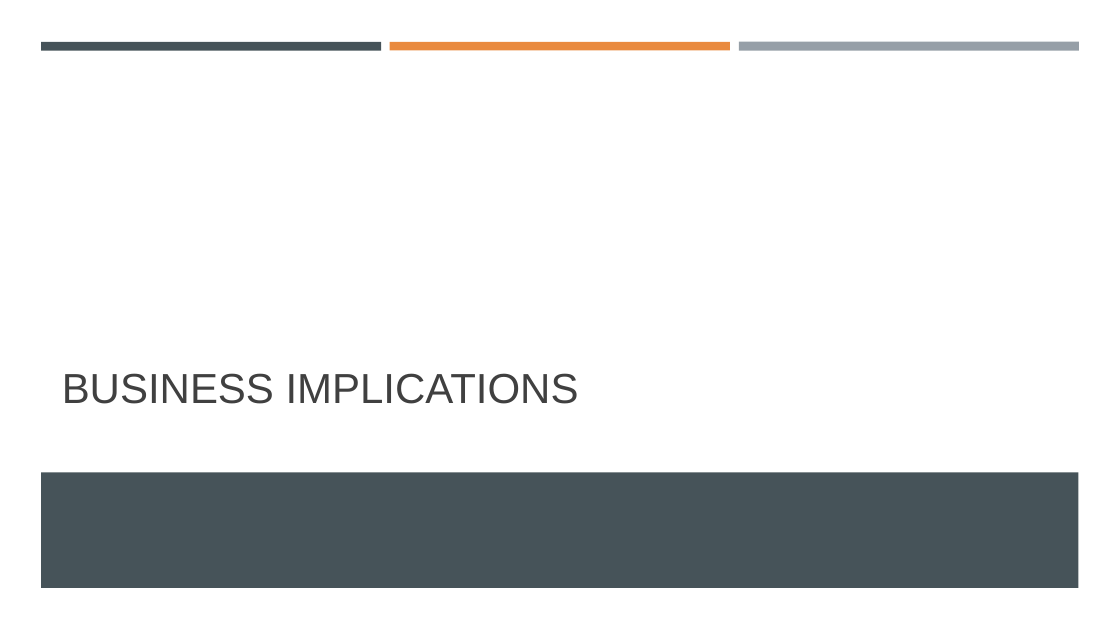
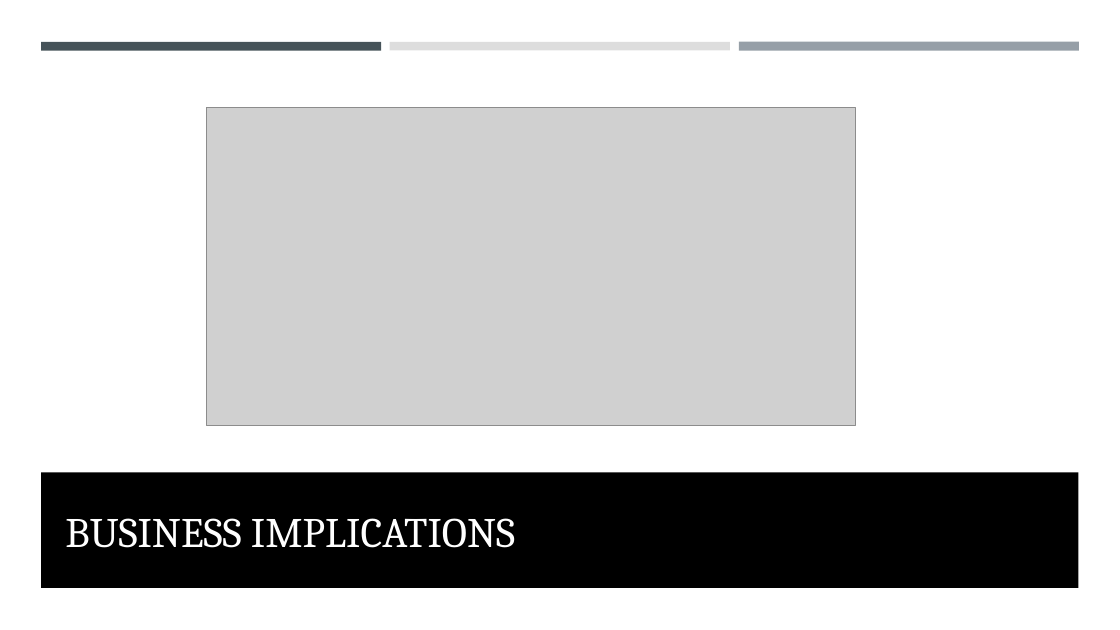
Before and after one commit to costanzimartina/Fintech_project, a slide deck: slide 12 of AutoInsurtech_Adobati_Basigalup_Colombo_Costanzi_Utke.pptx. Drawn at 1120x630 pixels with LibreOffice and Linux fonts; fonts in the diff are those of the drawing; grey boxes stand for pictures. Boxes give left, top, right and bottom in pixels: in the first picture for what was removed or moved away, otherwise in the second. Text is boxed around its words. In the diff, an @@ line names an element or a change of style, - is before the commit and + after.

```diff
--- a/AutoInsurtech_Adobati_Basigalup_Colombo_Costanzi_Utke.pptx
+++ b/AutoInsurtech_Adobati_Basigalup_Colombo_Costanzi_Utke.pptx
@@ rectangle at (x1=390, y1=42, x2=730, y2=50): fill #E98A3E to #DDDDDD @@
@@ picture added at (x1=207, y1=108, x2=855, y2=426) @@
@@ title "BUSINESS IMPLICATIONS" moved from (x1=62, y1=373, x2=579, y2=404) to (x1=65, y1=518, x2=515, y2=548) @@
@@ title "BUSINESS IMPLICATIONS" at (x1=65, y1=518, x2=515, y2=548): font Arial to Cambria, text colour #404040 to #FFFFFF @@
@@ rectangle at (x1=41, y1=472, x2=1079, y2=588): fill #465359 to #000000 @@
```
Also in this commit, not shown: 11 other slides changed, 3 slides added, 3 slides removed, 4 other files.
